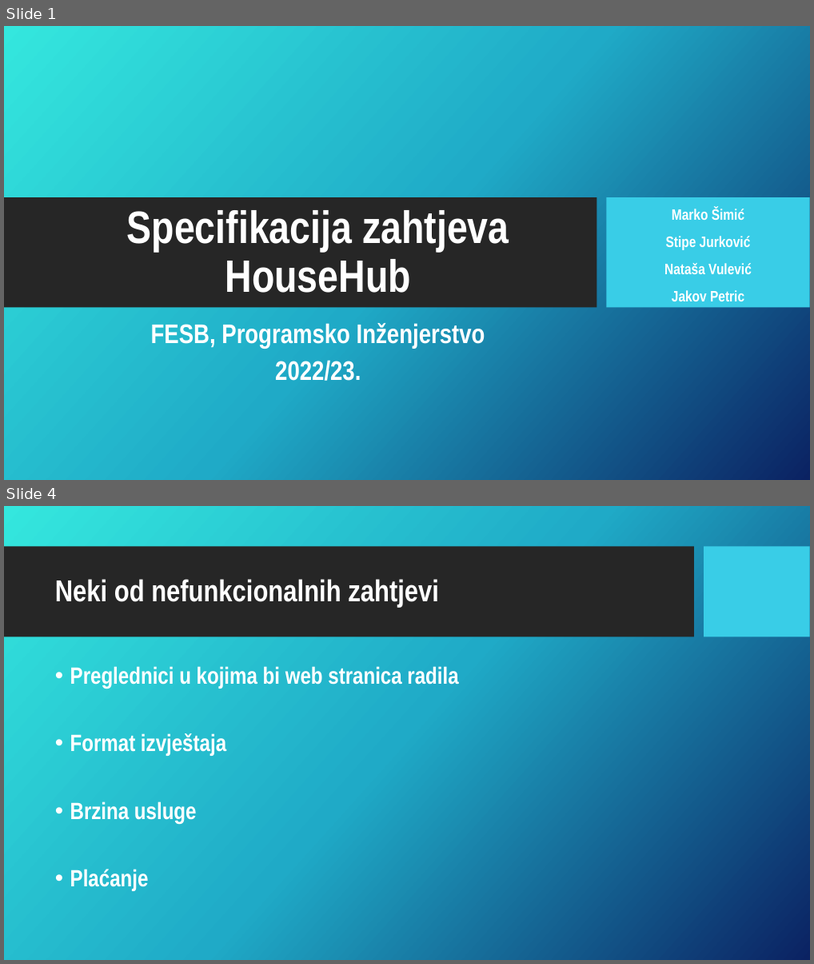
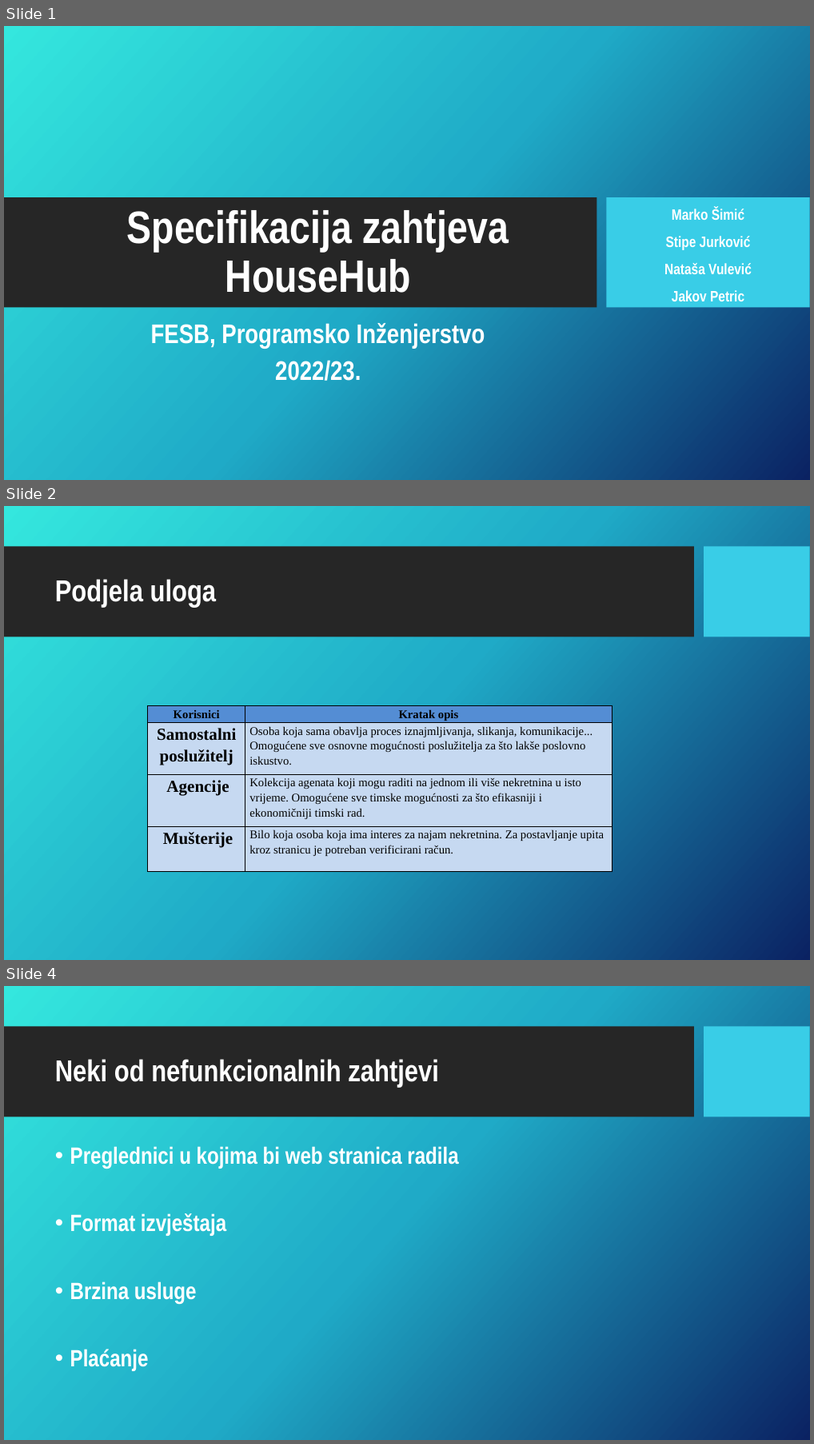
Before and after one commit to f0dor/Programsko-Inzenjerstvo, a slide deck: SpecifikacijaZahtjeva.pptx. Shown one above the other, each under a label of ours: slides 1 and 4 before the commit, slides 1, 2 and 4 after it; the slides between them are not shown. The pictures are 814x964 and 814x1444 pixels, drawn with LibreOffice and Linux fonts; fonts in the diff are those of the drawing; background and template pictures are left out. Boxes give left, top, right and bottom in pixels: in the first picture for what was removed or moved away, otherwise in the second. Text is boxed around its words. In the diff, an @@ line names an element or a change of style, - is before the commit and + after.

```diff
--- a/SpecifikacijaZahtjeva.pptx
+++ b/SpecifikacijaZahtjeva.pptx
@@ slide 2 added at (4,506,810,960), background picture (left out); not listed: 2 template elements that a slide beside it also shows @@
@@ title added at (55,579,217,607), 36 pt, text #FFFFFF, bold @@
+Podjela uloga
@@ table added at (148,706,613,872), 4 rows, 2 columns @@
+Korisnici | Kratak opis
+Samostalni poslužitelj | Osoba koja sama obavlja proces iznajmljivanja, slikanja, komunikacije... Omogućene sve osnovne mogućnosti poslužitelja za što lakše poslovno iskustvo.
+Agencije | Kolekcija agenata koji mogu raditi na jednom ili više nekretnina u isto vrijeme. Omogućene sve timske mogućnosti za što efikasniji i ekonomičniji timski rad.
+Mušterije | Bilo koja osoba koja ima interes za najam nekretnina. Za postavljanje upita kroz stranicu je potreban verificirani račun.
```
Also in this commit, not shown: 1 other slide added, 2 slides removed, 3 other files.
